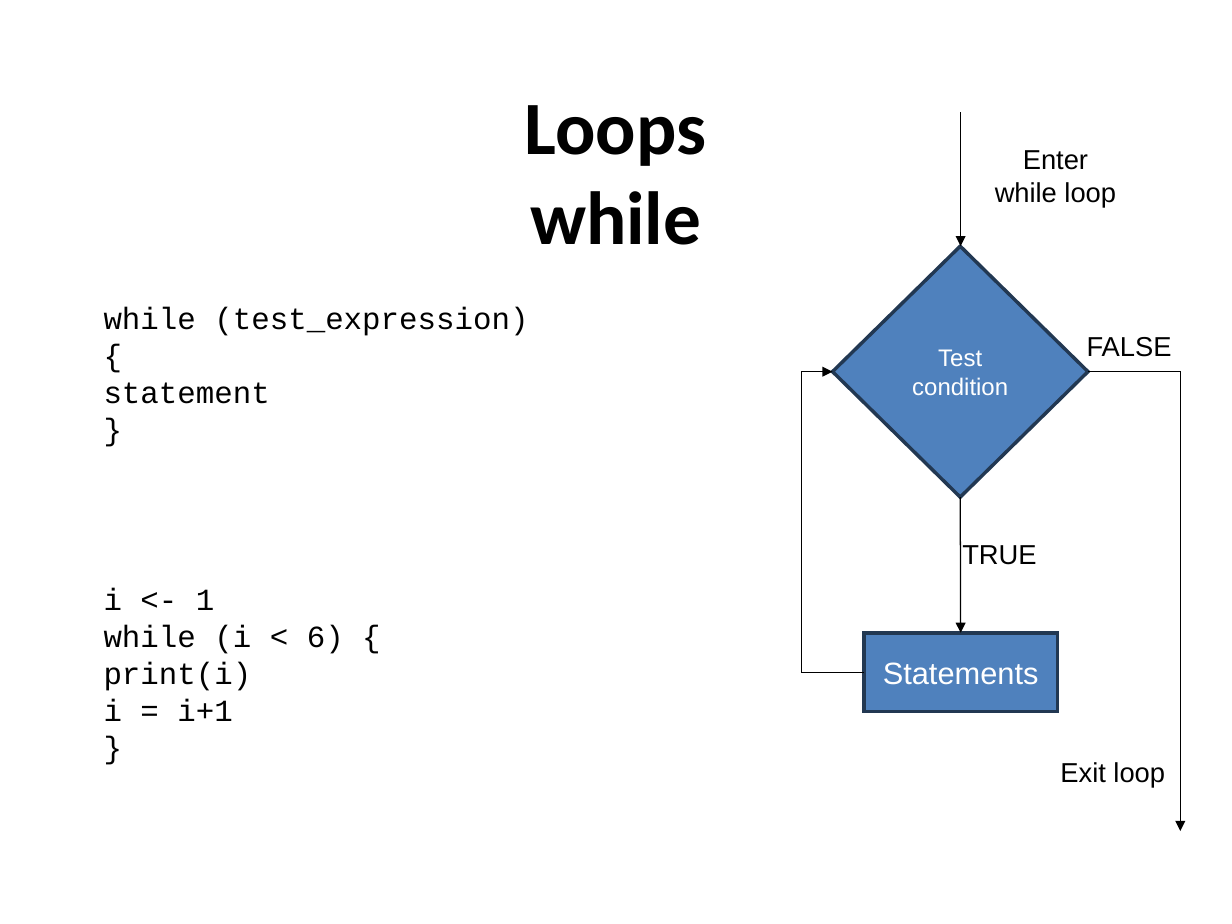
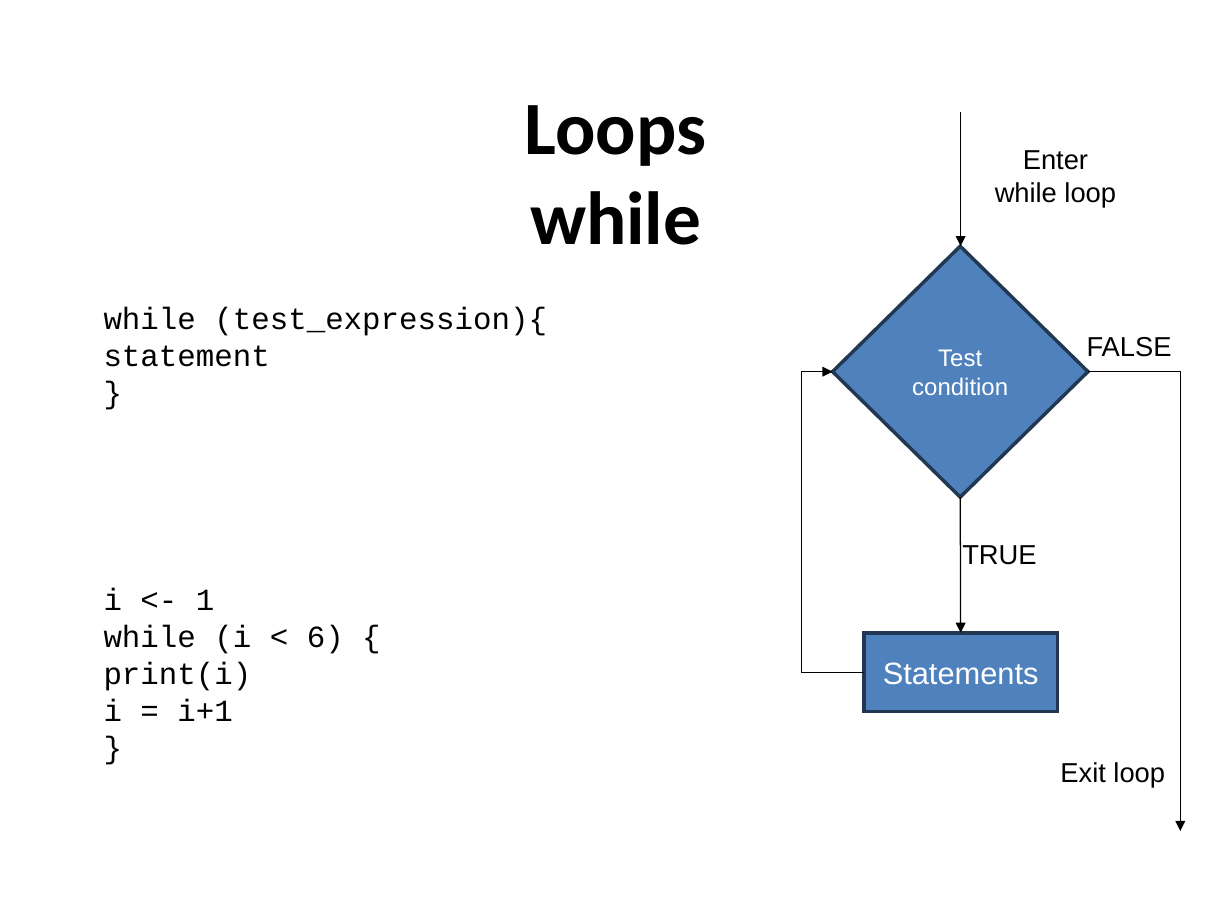
Before and after one commit to sraorao/MSD_R_course_HT2024, a slide deck: slide 9 of powerpoint/Session2.pptx. Drawn at 1232x924 pixels with LibreOffice and Linux fonts; fonts in the diff are those of the drawing. Boxes give left, top, right and bottom in pixels: in the first picture for what was removed or moved away, otherwise in the second. Text is boxed around its words. In the diff, an @@ line names an element or a change of style, - is before the commit and + after.

```diff
--- a/powerpoint/Session2.pptx
+++ b/powerpoint/Session2.pptx
@@ text at [104, 307, 547, 336]: text changed @@
-while (test_expression)
-{
+while (test_expression){
```
Also in this commit, not shown: 2 other slides changed.
